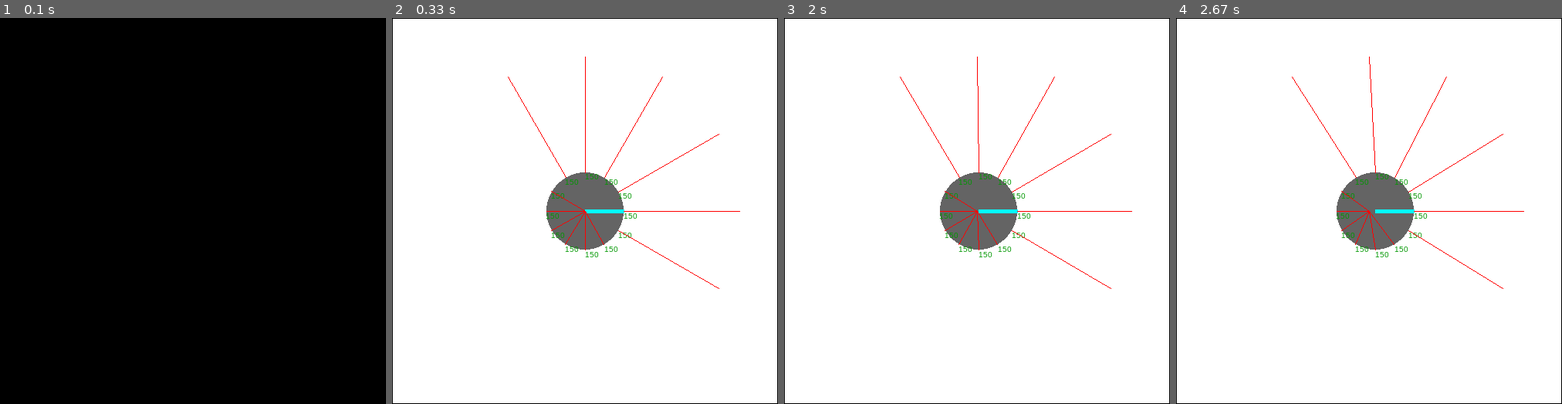
Above: before the commit, frames 1-4 (left to right).
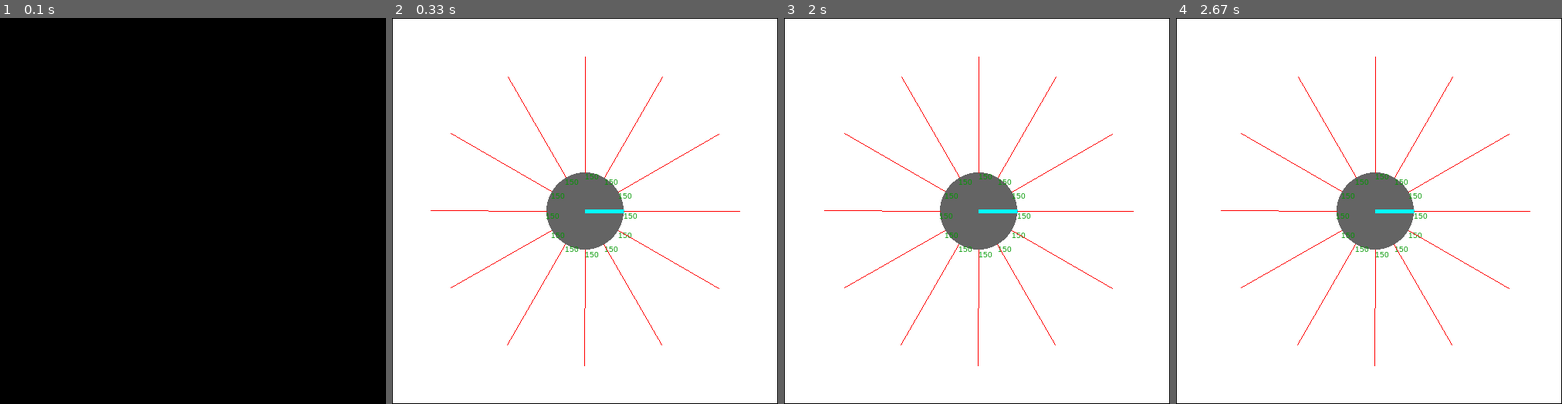
Above: after the commit, the same moments.

Repository: eduardosanchezg/robotsimARS
Game: pygame game, started from main_pygame.py
Same seed, same stepped clock (60 frames per second), same inputs: the game is played once before the commit and once after it.
Inputs:
- Up to frame 1 (0.1 s): no input
- Up to frame 2 (0.33 s): no input
- Up to frame 3 (2 s): tap T at 1.83 s
- Up to frame 4 (2.67 s): tap X at 2.23 s

Frame 1 is identical in both runs. In frame 2, 0.4% of the frame differs, in the area x 10-70%, y 29-91%; in frame 3, 0.8%; in frame 4, 0.9%, in the area x 11-92%, y 10-91%.

Commit message:
Fixed sensors kinda

Diff:
--- a/robot.py
+++ b/robot.py
@@ -34,6 +34,7 @@
         print(self.velocity)
         if self.velocity[0] == self.velocity[1]:
             self.pos += (self.velocity[0] + self.velocity[1]) * np.array([math.cos(self.pos[2]), math.sin(self.pos[2]), 0])
+            self.refresh_sensors()
             return
         R = (self.radius) * (np.sum(self.velocity)) / (np.diff(self.velocity))
         w = np.diff(self.velocity)/(2 * self.radius)
@@ -59,16 +60,11 @@
     # CODE BASED ON BRESENHAM'S LINE ALGORITHM TO PLOT SENSOR LINE:
     # https://en.wikipedia.org/wiki/Bresenham%27s_line_algorithm#Algorithm
     def plotLine(self, x0, y0, x1, y1):
+        print("plotLine", x0, y0, x1, y1)
         if abs(y1 - y0) < abs(x1 - x0):
-            if x0 > x1:
-                return self.plotLineLow(x1, y1, x0, y0)
-            else:
-                return self.plotLineLow(x0, y0, x1, y1)
+            return self.plotLineLow(x0, y0, x1, y1)
         else:
-            if y0 > y1:
-                return self.plotLineHigh(x1, y1, x0, y0)
-            else:
-                return self.plotLineHigh(x0, y0, x1, y1)
+            return self.plotLineHigh(x0, y0, x1, y1)
 
     def plotLineLow(self, x0, y0, x1, y1):
         dx = x1 - x0
